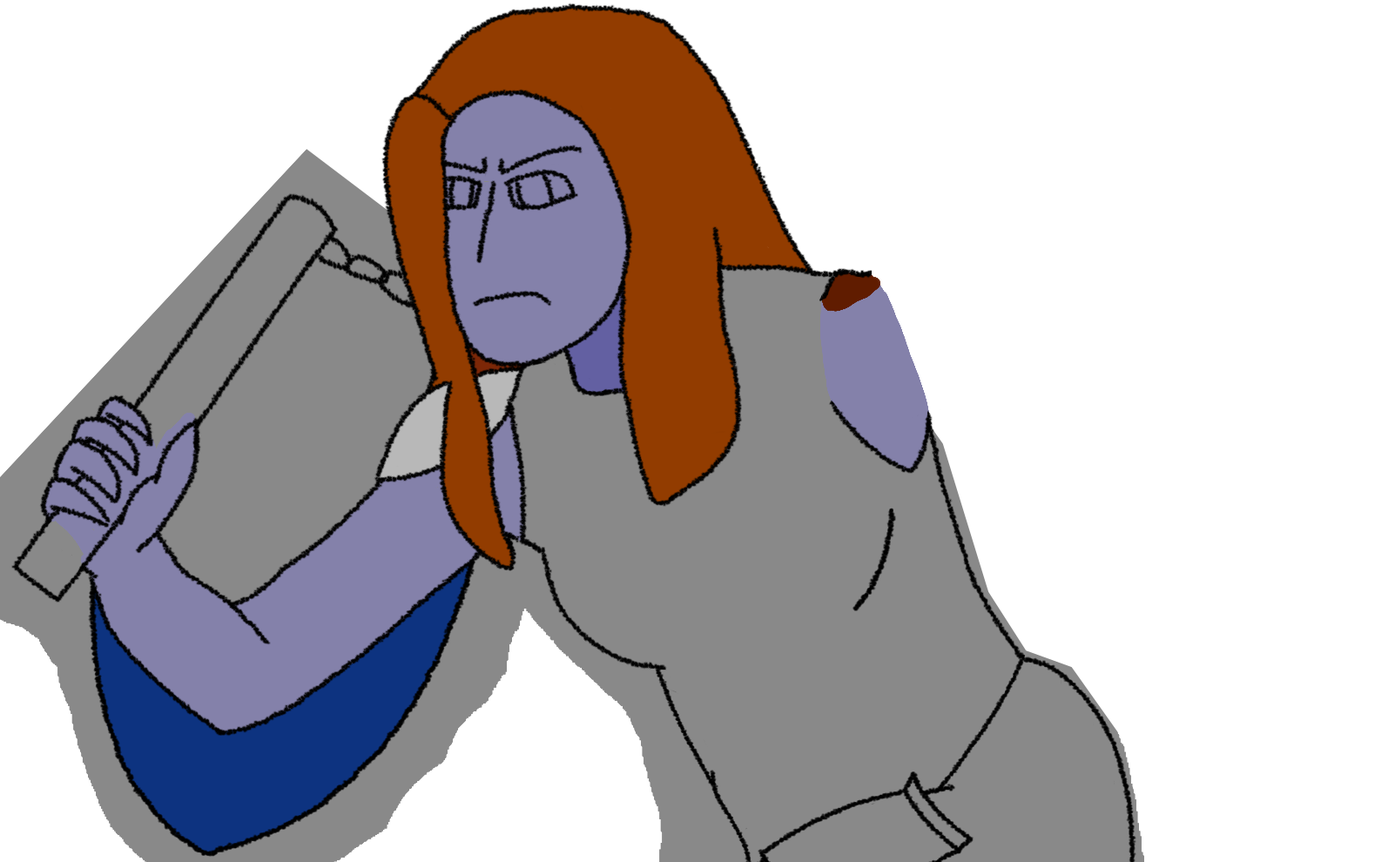
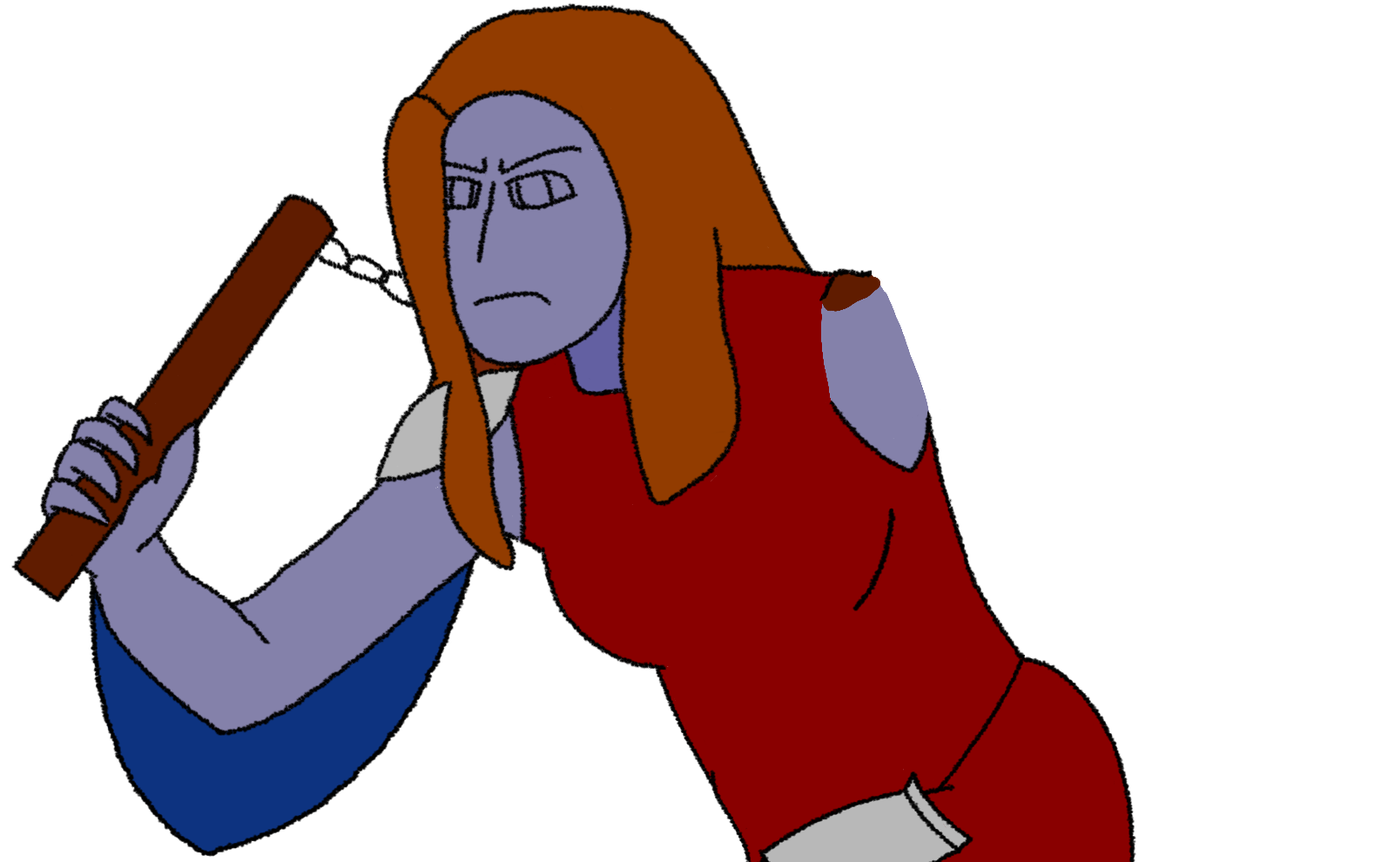
Before/after of a 1395 x 862 layered artwork. What changed in the layer stack:
painted on "Clothing Lineart copy" over box(665, 681, 877, 803)
painted on "Body Lineart Lines Erased copy" over box(663, 679, 878, 805)
painted on "Details Color" over box(17, 196, 969, 862)
added layer "Clothing Color" in group "Colors" over box(508, 266, 1133, 862)
painted on "Skin color" over box(484, 180, 492, 183)
hid "flat grey cba colors rn copy" over box(0, 108, 1145, 862)
